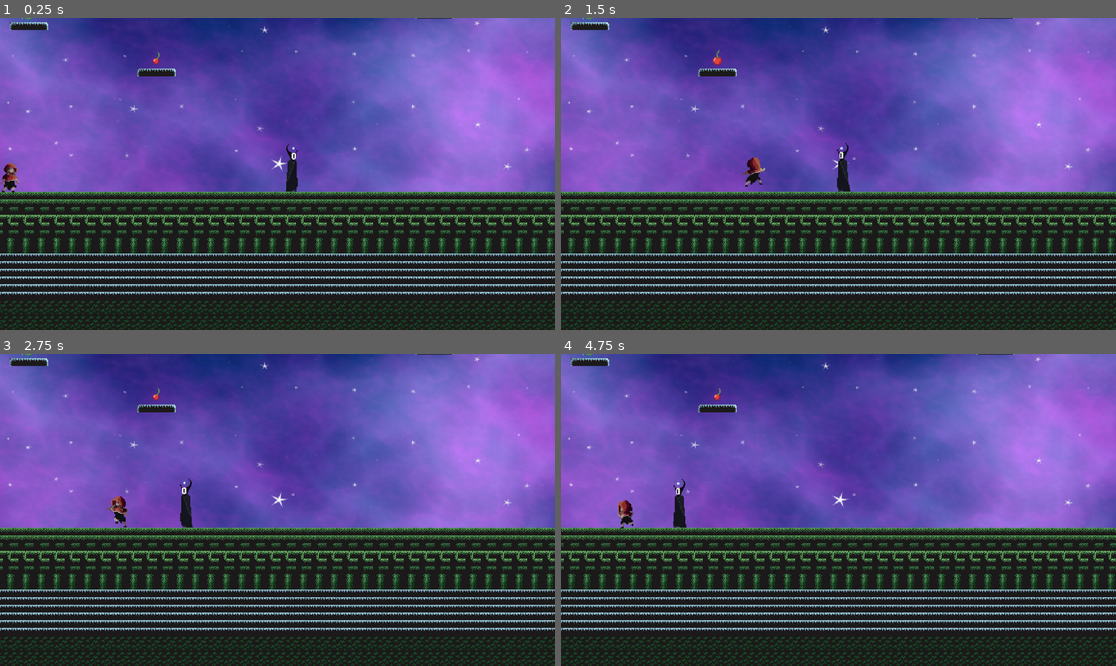
Above: before the commit, frames 1-4 (two rows, left to right).
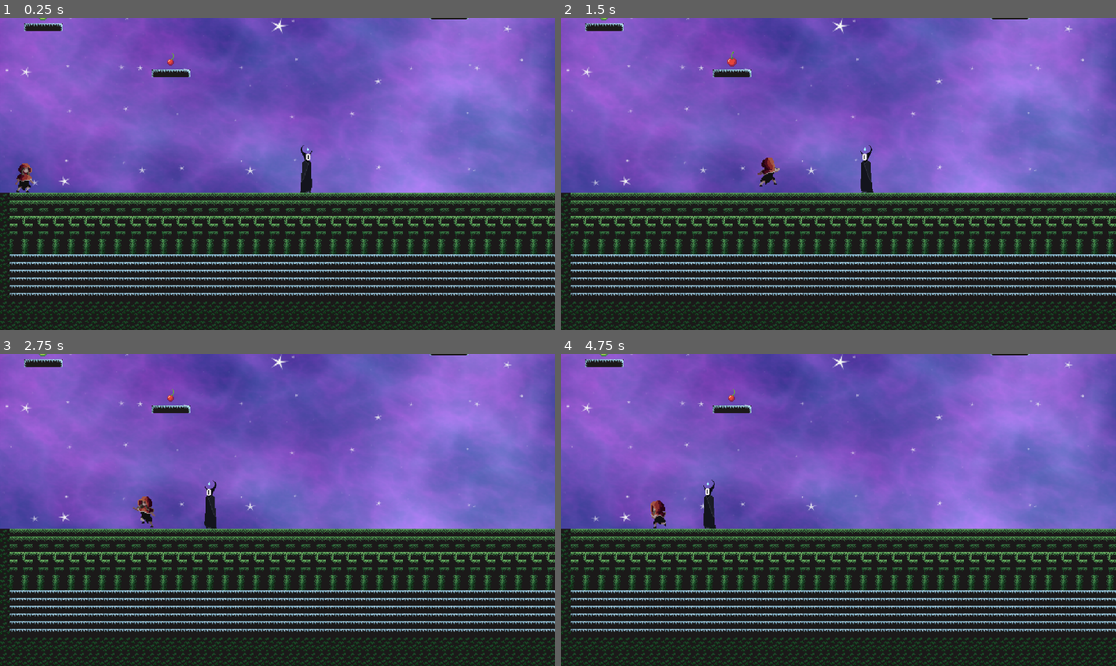
Above: after the commit, the same moments.

Repository: g0g0lm0g0l/BOZEMIY
Game: Godot game, scene res://scenes/main.tscn
The game is run twice, just before and just after one commit, with the same random seed, the same clock (stepped at 60 frames per second) and the same inputs.
Inputs (mouse positions are in pixels of both pictures, inside the frame that each line leads up to):
- Up to frame 1 (0.25 s): no input
- Up to frame 2 (1.5 s): tap Enter (ui_accept) at 0.5 s; move the mouse to (960, 158) at 0.52 s; hold D (right) from 0.53 s (still down); click (960, 158) at 0.6 s; tap Space (jump) at 0.77 s; move the mouse to (727, 189) at 1.27 s; click (727, 189) at 1.35 s
- Up to frame 3 (2.75 s): tap Space (jump) at 1.52 s; move the mouse to (333, 441) at 2.02 s; release D (right) at 2.03 s; hold Left (left) from 2.03 s (still down); click (333, 441) at 2.1 s
- Up to frame 4 (4.75 s): move the mouse to (810, 572) at 2.77 s; release Left (left) at 2.78 s; hold D (right) 2.78-4.28 s; click (810, 572) at 2.85 s; tap Space (jump) at 3.02, 3.77, 4.52 s; move the mouse to (1005, 556) at 3.52 s; click (1005, 556) at 3.6 s; move the mouse to (672, 463) at 4.27 s; hold Left (left) from 4.28 s (still down); click (672, 463) at 4.35 s

The runs differ from the first frame. In frame 1, 45% of the frame differs, in the area x 0-100%, y 0-100%; in frame 2, 46%; in frame 3, 46%; in frame 4, 46%.

Commit message:
Changed collisions for the main character

Diff:
--- a/scenes/enemy.tscn
+++ b/scenes/enemy.tscn
@@ -1,6 +1,6 @@
 [gd_scene load_steps=33 format=3 uid="uid://d0e2fba0vddn8"]
 
-[ext_resource type="Script" path="res://enemy.gd" id="1_0uoaq"]
+[ext_resource type="Script" path="res://scripts/enemy.gd" id="1_0uoaq"]
 [ext_resource type="Texture2D" uid="uid://blhjvr7e7425j" path="res://assets/graphics/characters/enemy_character/enemy_character_idle/enemy_character_idle1.png" id="2_11p2w"]
 [ext_resource type="Texture2D" uid="uid://bc426k6rov7qx" path="res://assets/graphics/characters/enemy_character/enemy_char_walk/enemy_character0.png" id="2_g3kvd"]
 [ext_resource type="Texture2D" uid="uid://dei7xu022ltus" path="res://assets/graphics/characters/enemy_character/enemy_char_walk/enemy_character1.png" id="3_l73wx"]
--- a/scenes/fruit.tscn
+++ b/scenes/fruit.tscn
@@ -345,7 +345,7 @@
 "duration": 1.0,
 "texture": SubResource("AtlasTexture_6w35a")
 }],
-"loop": false,
+"loop": true,
 "name": &"yellow_banana",
 "speed": 9.0
 }]
@@ -359,7 +359,7 @@
 
 [node name="AnimatedSprite2D" type="AnimatedSprite2D" parent="."]
 sprite_frames = SubResource("SpriteFrames_jaw6v")
-animation = &"yellow_banana"
+animation = &"dark_red_cherry"
 autoplay = "dark_red_cherry"
 
 [node name="CollisionShape2D" type="CollisionShape2D" parent="."]
--- a/scenes/main.tscn
+++ b/scenes/main.tscn
@@ -7,4 +7,3 @@
 script = ExtResource("1_l2xg7")
 
 [node name="world" parent="." instance=ExtResource("3_6fxmb")]
-position = Vector2(-15, -160)
--- a/scenes/player.tscn
+++ b/scenes/player.tscn
@@ -8,7 +8,8 @@
 [ext_resource type="Texture2D" uid="uid://cmfpt6brfa4we" path="res://assets/graphics/characters/main_character/main_character_side_walk.png" id="6_5vyql"]
 
 [sub_resource type="CapsuleShape2D" id="CapsuleShape2D_uo1f7"]
-height = 38.0
+radius = 2.0
+height = 40.0
 
 [sub_resource type="AtlasTexture" id="AtlasTexture_6vyjn"]
 atlas = ExtResource("2_yi0hd")
--- a/enemy.gd
+++ b/scripts/enemy.gd
@@ -12,6 +12,7 @@
 
 func _ready():
 	animation_enemy = $AnimatedSprite2D
+
 
 func _physics_process(delta):
 	behave_floor_enemy(delta)
--- a/scripts/main.gd
+++ b/scripts/main.gd
@@ -2,7 +2,7 @@
 
 
 func _ready():
-	var _world_scene = load("res://scenes/world.tscn")
+	pass
 
 #It may be used for load something in the process, or background
 func _process(delta):
